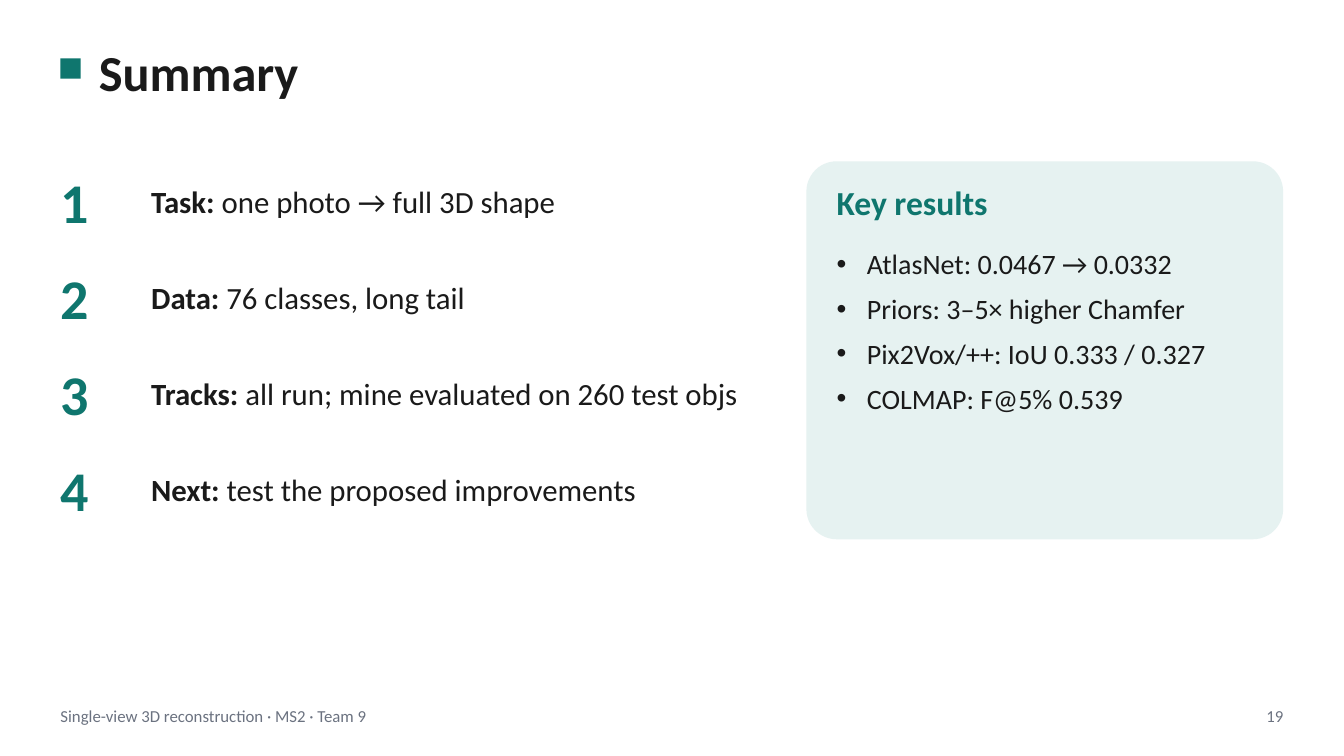
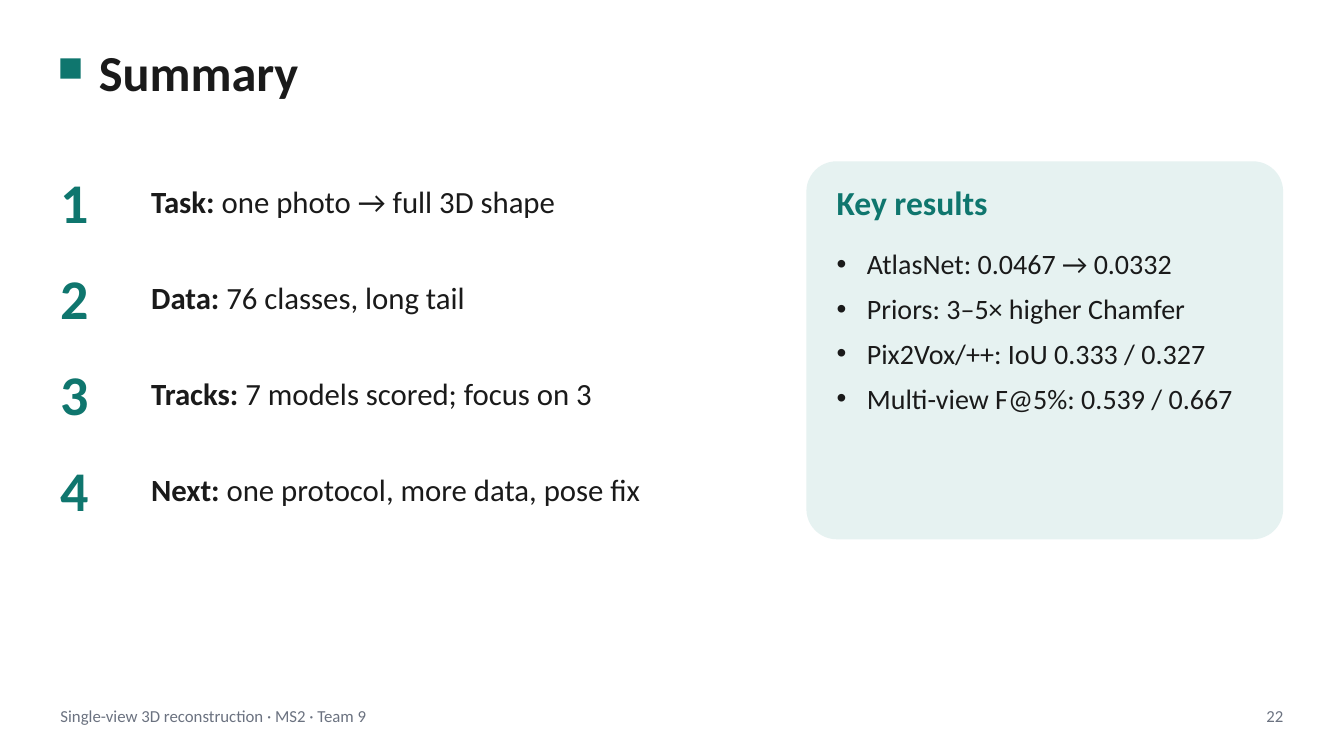
Before and after one commit to NoureldinAbdelrahman/home-omni3d, a slide deck: slide 22 of docs/ms2/ms2_problem_definition.pptx (slide 19 before the commit). Drawn at 1344x756 pixels with LibreOffice and Linux fonts; fonts in the diff are those of the drawing. Boxes give left, top, right and bottom in pixels: in the first picture for what was removed or moved away, otherwise in the second. Text is boxed around its words. In the diff, an @@ line names an element or a change of style, - is before the commit and + after.

```diff
--- a/docs/ms2/ms2_problem_definition.pptx
+++ b/docs/ms2/ms2_problem_definition.pptx
@@ text at [151,383,592,409]: text changed @@
-Tracks: all run; mine evaluated on 260 test objs
+Tracks: 7 models scored; focus on 3
@@ text at [867,389,1233,412]: text changed @@
-• COLMAP: F@5% 0.539
+• Multi-view F@5%: 0.539 / 0.667
@@ text at [151,479,640,506]: text changed @@
-Next: test the proposed improvements
+Next: one protocol, more data, pose fix
@@ text at [1266,711,1283,722]: text changed @@
-19
+22
```
Also in this commit, not shown: 13 other slides changed, 3 slides added, 2 other files.
